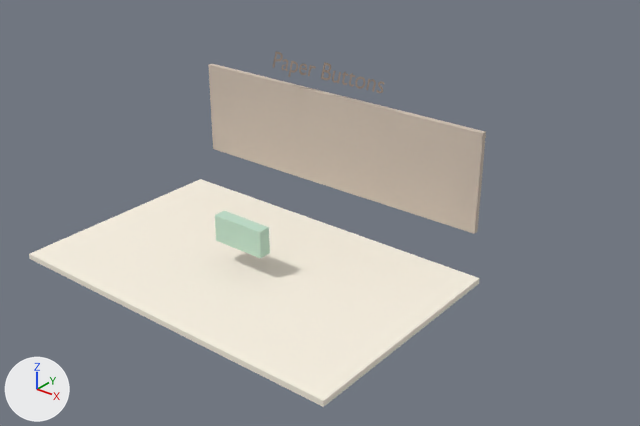
The Blender file blender/14_ui_elements.blend: old version first, new version second.
The view is the same before and after, from a camera (50 mm lens) standing at (7.3, -7.58, 5.82) and looking at (0.81, 0.53, 0.8). The axes (+X, +Y, +Z) are drawn at lower left. The lights are the same throughout. The picture after the commit comes second.

Objects in the first picture: 'BackCard', 'PaperButton', 'PaperFloor-col', 'TitleLabel'.
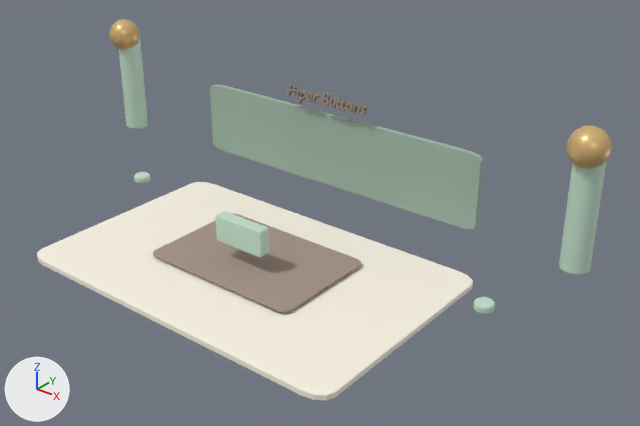
Where the change shows, as pixel boxes (x1, y1, x2, y2) in the pictures (640 x 426 px):
'PaperFloor-col', modifiers changed: before (29, 179, 480, 407); after (37, 182, 473, 401)
'BackCard', recoloured, moved, rescaled (pale yellow to grey, 15% shorter): before (208, 64, 486, 234); after (210, 84, 483, 229)
'StageMat', added (beige): after (153, 214, 361, 312)
'PaperLantern.001', added (pale green): after (559, 161, 607, 275)
'PaperLantern', added (pale green): after (119, 30, 148, 129)
'LanternGlow.001', added (beige): after (567, 125, 611, 169)
'TitleLabel', moved: before (273, 52, 384, 93); after (287, 83, 367, 116)
'LanternGlow', added (beige): after (109, 19, 140, 50)
'CardConfetti.001', added: after (473, 297, 495, 314)
'CardConfetti', added: after (134, 172, 150, 184)

The change, as a diff of the scene's bpy script:
```diff
--- a/blender/14_ui_elements.blend.py
+++ b/blender/14_ui_elements.blend.py
@@ mat_shadow_card_013 @@
-mat_shadow_card_013 = diffuse_material('shadow_card.013')
-mat_shadow_card_013.base_color = (0.62, 0.53, 0.45)  # pale yellow #cec0b3
+mat_shadow_card_013 = principled_material('shadow_card.013')
+mat_shadow_card_013.base_color = (0.38, 0.29, 0.24)  # beige #a69386
+mat_shadow_card_013.roughness = 0.88
@@ me_cube_035 @@
 me_cube_035.from_pydata(...)  # 8 vertices, 6 faces; spans x -0.5..0.5, y -0.5..0.5, z -0.5..0.5
-me_cube_035.materials.append(mat_shadow_card_013)  # pale yellow #cec0b3
+me_cube_035.materials.append(mat_accent_dark_013)  # grey #9db4a4
@@ ob_paperfloor_col @@
 ob_paperfloor_col.scale = (5.2, 3.3, 0.08)
+_m = ob_paperfloor_col.modifiers.new('Soft paper edges', 'BEVEL')
+_m.width = 0.06
+_m.width_pct = 0.06
+_m.segments = 3
@@ ob_backcard @@
 ob_backcard = bpy.data.objects.new('BackCard', me_cube_035)
-ob_backcard.location = (0.0, 1.82, 1.2)
-ob_backcard.scale = (4.8, 0.08, 1.4)
+ob_backcard.location = (0.0, 1.82, 1.06)
+ob_backcard.scale = (4.8, 0.08, 1.08)
@@ ob_titlelabel @@
 ob_titlelabel = bpy.data.objects.new('TitleLabel', txt_text_013)
-ob_titlelabel.location = (0.0, 1.68, 2.25)
+ob_titlelabel.location = (0.0, 1.68, 1.86)
 ob_titlelabel.rotation_euler = (1.257, 0.0, 0.0)  # degrees (72, 0, 0)
@@ ob_cardconfetti_001 @@
+ob_cardconfetti_001 = bpy.data.objects.new('CardConfetti.001', me_cylinder_057)  # a 32-sided cylinder along z spanning x -0.13..0.13, y -0.13..0.13, z -0.06..0.06; in mat_accent_013 (pale green #c2dfcb); modifiers BEVEL
+ob_cardconfetti_001.location = (3.1, 0.85, 0.12)
@@ ob_cardconfetti @@
+ob_cardconfetti = bpy.data.objects.new('CardConfetti', me_cylinder_057.copy())  # modifiers BEVEL
+ob_cardconfetti.location = (-3.1, 0.85, 0.12)
@@ ob_lanternglow_001 @@
+ob_lanternglow_001 = bpy.data.objects.new('LanternGlow.001', me_sphere_038)  # a UV sphere (24 segments, 12 rings, poles along z) spanning x -0.24..0.24, y -0.24..0.24, z -0.24..0.24; in mat_warm_brass_013 (beige #ddb87c)
+ob_lanternglow_001.location = (3.9, 1.42, 2.2)
@@ ob_paperlantern_001 @@
+ob_paperlantern_001 = bpy.data.objects.new('PaperLantern.001', me_cylinder_055)  # 64 vertices, 34 faces; spans x -0.18..0.18, y -0.18..0.18, z -0.82..0.82; in mat_accent_013 (pale green #c2dfcb); modifiers BEVEL
+ob_paperlantern_001.location = (3.9, 1.5, 1.45)
@@ ob_lanternglow @@
+ob_lanternglow = bpy.data.objects.new('LanternGlow', me_sphere_038.copy())
+ob_lanternglow.location = (-3.9, 1.42, 2.2)
@@ ob_paperlantern @@
+ob_paperlantern = bpy.data.objects.new('PaperLantern', me_cylinder_055.copy())  # modifiers BEVEL
+ob_paperlantern.location = (-3.9, 1.5, 1.45)
@@ ob_stagemat @@
+ob_stagemat = bpy.data.objects.new('StageMat', me_cube_049)  # a box spanning x -0.5..0.5, y -0.5..0.5, z -0.5..0.5; in mat_shadow_card_013 (beige #a69386); modifiers BEVEL
+ob_stagemat.location = (0.0, 0.15, 0.01)
+ob_stagemat.scale = (2.45, 1.65, 0.025)
```
